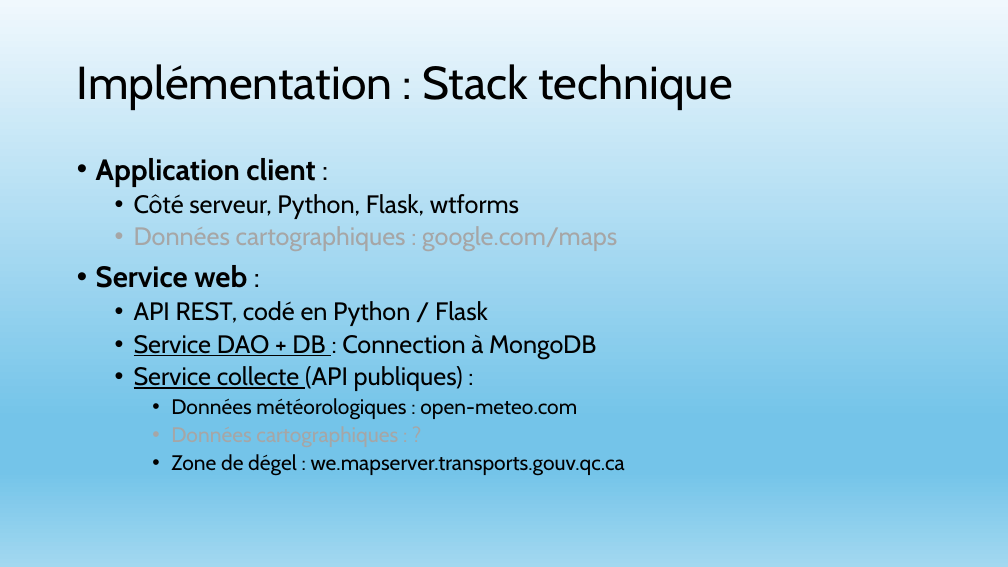
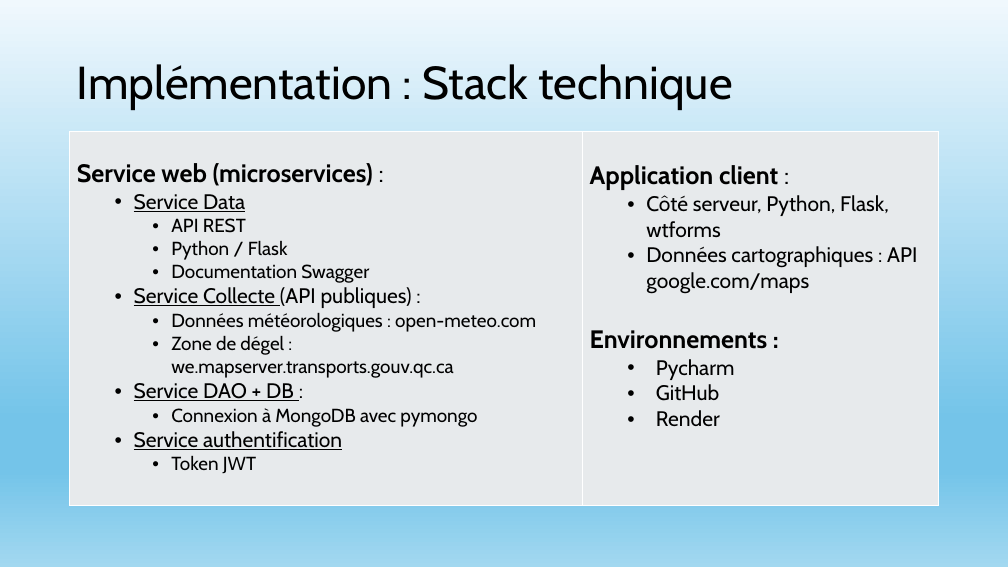
Before and after one commit to Anas-alt-del/Info-Sinistre-Auto, a slide deck: slide 4 of docs/présentation_tp_c56-c57.pptx. Drawn at 1008x567 pixels with LibreOffice and Linux fonts; fonts in the diff are those of the drawing. Boxes give left, top, right and bottom in pixels: in the first picture for what was removed or moved away, otherwise in the second. Text is boxed around its words. In the diff, an @@ line names an element or a change of style, - is before the commit and + after.

```diff
--- a/docs/présentation_tp_c56-c57.pptx
+++ b/docs/présentation_tp_c56-c57.pptx
@@ table added at bbox=[70, 132, 939, 505], 1 rows, 2 columns @@
+Service web (microservices) : / Service Data / API REST / Python / Flask / Documentation Swagger / Service Collecte (API publiques) : / Données météorologiques : open-meteo.com / Zone de dégel : we.mapserver.transports.gouv.qc.ca / Service DAO + DB : / Connexion à MongoDB avec pymongo / Service authentification / Token JWT | Application client : / Côté serveur, Python, Flask, wtforms / Données cartographiques : API google.com/maps / Environnements : / Pycharm / GitHub / Render
@@ text removed at bbox=[96, 158, 625, 476] @@
-• Application client :
-  • Côté serveur, Python, Flask, wtforms
-  • Données cartographiques : google.com/maps
-• Service web :
-  • API REST, codé en Python / Flask
-  • Service DAO + DB : Connection à MongoDB
-  • Service collecte (API publiques) :
-    • Données météorologiques : open-meteo.com
-    • Données cartographiques : ?
-    • Zone de dégel : we.mapserver.transports.gouv.qc.ca
```
Also in this commit, not shown: 7 other slides changed.
